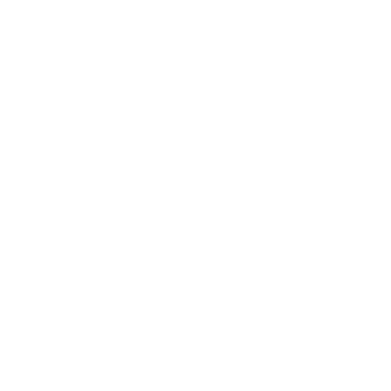
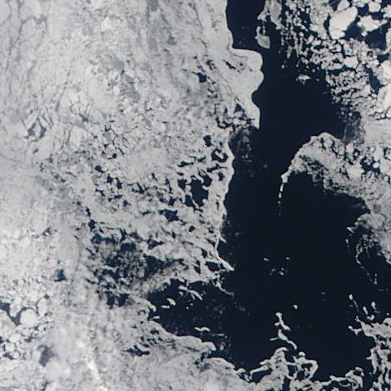
Layered file, before and after one edit (391 x 391). Changes by layer:
added layer "079_barents-kara_seas_100km_20140501.aqua.truecolor.250m" above "Background" over [0, 0, 391, 391]
